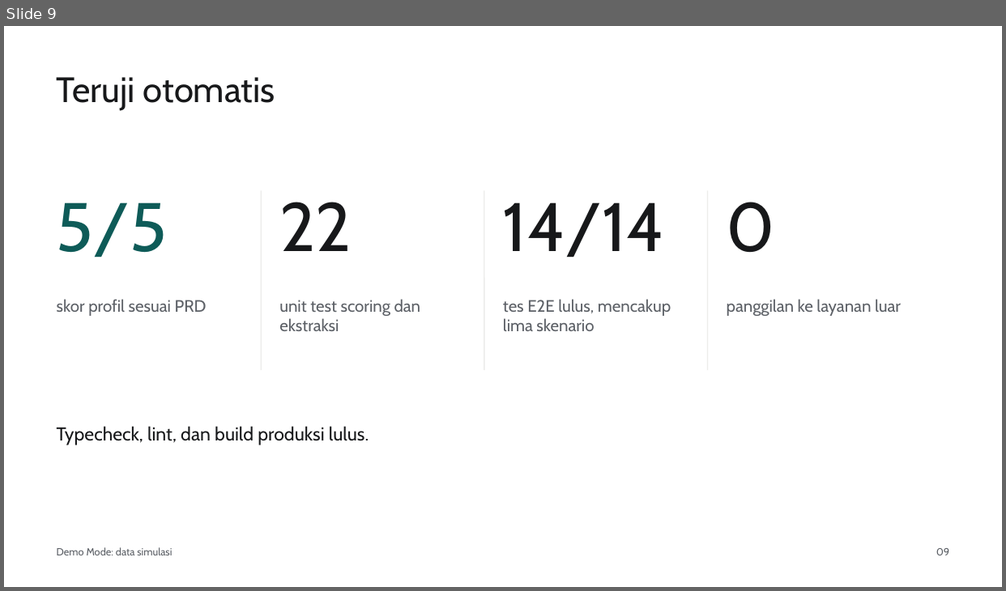
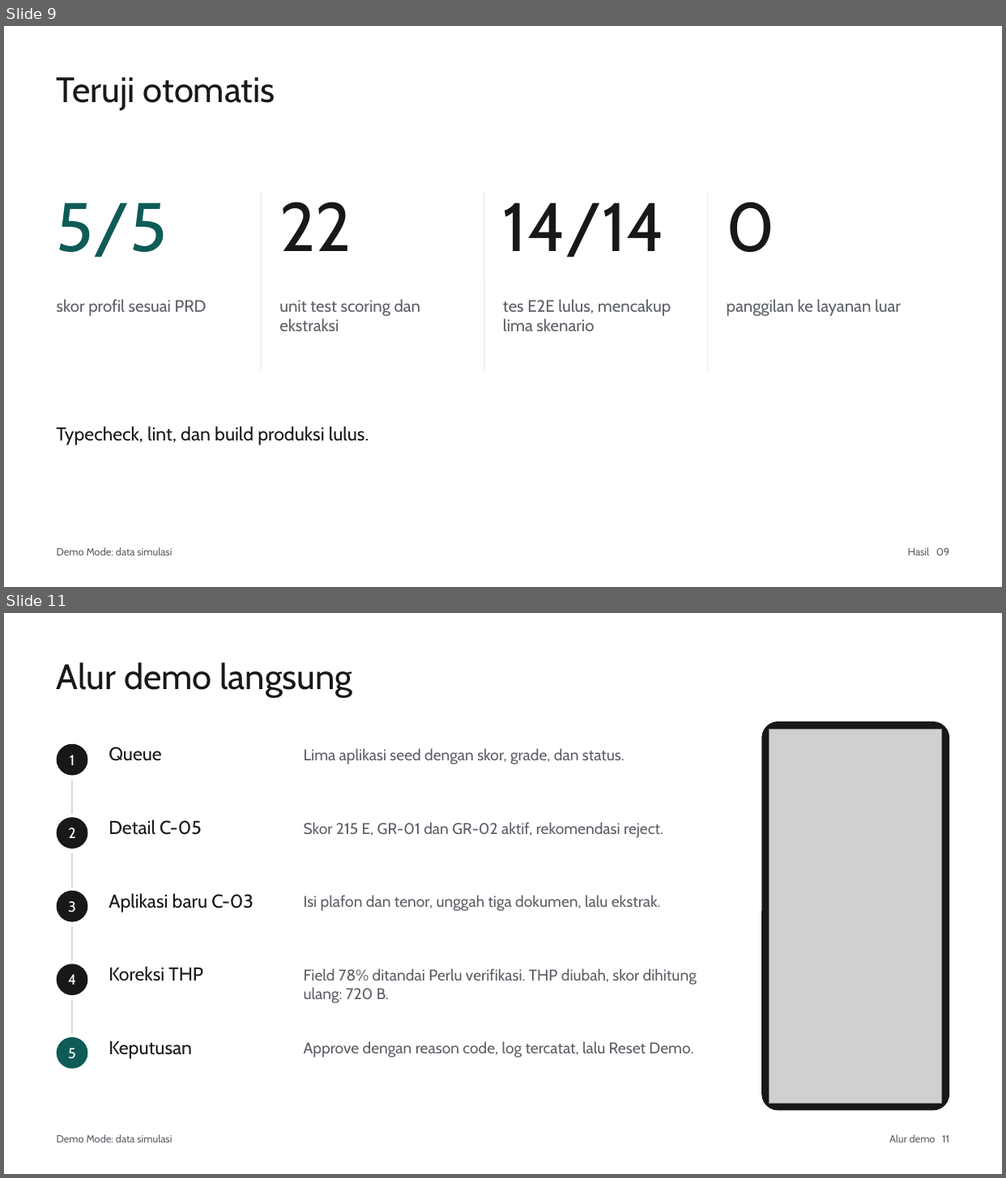
Before and after one commit to hartono0297/credit-score, a slide deck: 04_presentation/presentation.pptx. Shown one above the other, each under a label of ours: slide 9 before the commit, slides 9 and 11 after it; the slides between them are not shown. The pictures are 1006x591 and 1006x1178 pixels, drawn with LibreOffice and Linux fonts; fonts in the diff are those of the drawing; grey boxes stand for pictures. Boxes give left, top, right and bottom in pixels: in the first picture for what was removed or moved away, otherwise in the second. Text is boxed around its words. In the diff, an @@ line names an element or a change of style, - is before the commit and + after.

```diff
--- a/04_presentation/presentation.pptx
+++ b/04_presentation/presentation.pptx
@@ slide 11 added at (x1=4, y1=613, x2=1002, y2=1174), background #FFFFFF @@
@@ text added at (x1=57, y1=662, x2=352, y2=697), 34 pt, text #17181A @@
+Alur demo langsung
@@ rounded rectangle added at (x1=761, y1=722, x2=949, y2=1111), fill #17181A @@
@@ picture added at (x1=769, y1=729, x2=942, y2=1103) @@
@@ ellipse added at (x1=57, y1=744, x2=88, y2=776), fill #17181A @@
@@ text added at (x1=70, y1=755, x2=74, y2=765), 14 pt, text #FFFFFF @@
+1
@@ text added at (x1=108, y1=747, x2=161, y2=761), 18 pt, text #17181A @@
+Queue
@@ text added at (x1=304, y1=748, x2=624, y2=764), 15 pt, text #5C6066 @@
+Lima aplikasi seed dengan skor, grade, dan status.
@@ line added from (72, 780) to (72, 815), #D9D9D6 1.5 pt @@
@@ ellipse added at (x1=57, y1=817, x2=88, y2=849), fill #17181A @@
@@ text added at (x1=68, y1=828, x2=75, y2=838), 14 pt, text #FFFFFF @@
+2
@@ text added at (x1=108, y1=820, x2=202, y2=835), 18 pt, text #17181A @@
+Detail C-05
@@ text added at (x1=304, y1=822, x2=663, y2=838), 15 pt, text #5C6066 @@
+Skor 215 E, GR-01 dan GR-02 aktif, rekomendasi reject.
@@ line added from (72, 854) to (72, 888), #D9D9D6 1.5 pt @@
@@ ellipse added at (x1=57, y1=891, x2=88, y2=922), fill #17181A @@
@@ text added at (x1=68, y1=901, x2=76, y2=913), 14 pt, text #FFFFFF @@
+3
@@ text added at (x1=108, y1=893, x2=253, y2=913), 18 pt, text #17181A @@
+Aplikasi baru C-03
@@ text added at (x1=304, y1=895, x2=661, y2=911), 15 pt, text #5C6066 @@
+Isi plafon dan tenor, unggah tiga dokumen, lalu ekstrak.
@@ line added from (72, 926) to (72, 961), #D9D9D6 1.5 pt @@
@@ ellipse added at (x1=57, y1=964, x2=88, y2=995), fill #17181A @@
@@ text added at (x1=68, y1=974, x2=76, y2=985), 14 pt, text #FFFFFF @@
+4
@@ text added at (x1=108, y1=966, x2=203, y2=982), 18 pt, text #17181A @@
+Koreksi THP
@@ text added at (x1=304, y1=969, x2=697, y2=1003), 15 pt, text #5C6066 @@
+Field 78% ditandai Perlu verifikasi. THP diubah, skor dihitung ulang: 720 B.
@@ line added from (72, 1000) to (72, 1034), #D9D9D6 1.5 pt @@
@@ ellipse added at (x1=57, y1=1037, x2=88, y2=1069), fill #0E5B58 @@
@@ text added at (x1=68, y1=1048, x2=76, y2=1059), 14 pt, text #FFFFFF @@
+5
@@ text added at (x1=108, y1=1041, x2=192, y2=1059), 18 pt, text #17181A @@
+Keputusan
@@ text added at (x1=304, y1=1041, x2=693, y2=1058), 15 pt, text #5C6066 @@
+Approve dengan reason code, log tercatat, lalu Reset Demo.
@@ text added at (x1=57, y1=1135, x2=172, y2=1143), 10 pt, text #5C6066 @@
+Demo Mode: data simulasi
@@ text added at (x1=889, y1=1135, x2=949, y2=1143), 10 pt, text #5C6066 @@
+Alur demo 11
@@ slide 9 changed as well @@
@@ text at (x1=908, y1=548, x2=949, y2=556): text changed @@
-09
+Hasil 09
```
Also in this commit, not shown: 8 other slides changed, 2 other slides added, 1 slide removed, 9 other files.
